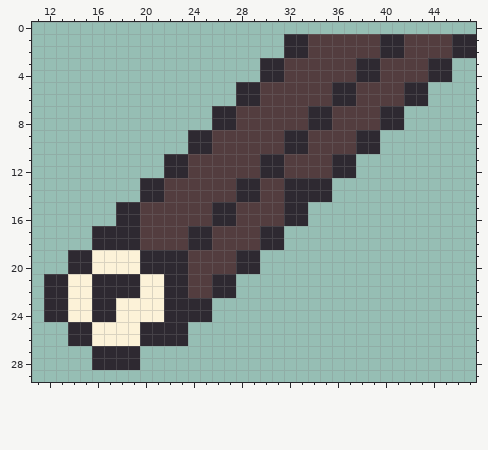
Edited in one commit: pixel-art file (Project/assets/world/branch.aseprite). The picture above is the old version.
64x64 pixels, 1 frame. Shown: x 11..47, y 0..29. The old version is drawn lined up with the new one, on the new canvas.
After the commit:
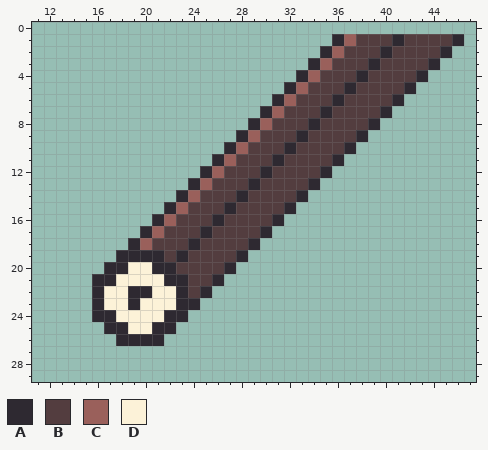
Palette (. is transparent): A #2e2931  B #533d3f  C #9a605b  D #fcf2d8
What changed:
canvas 64x64 -> 48x48, the old top-left corner now at -8,-15 (the part of the old canvas that was cut away was empty and is not shown)
y 1: x 32..37 AABBBB -> ....AC; x 40 A -> B; x 47 A -> .
y 2: x 32..36 AABBB -> ...AC; x 41 A -> B; x 45..47 BAA -> A..
y 3: x 30..35 AABBBB -> ....AC; x 38 A -> B; x 45 A -> .
y 4: x 30..34 AABBB -> ...AC; x 39 A -> B; x 43..45 BAA -> A..
y 5: x 28..33 AABBBB -> ....AC; x 36 A -> B; x 43 A -> .
y 6: x 28..32 AABBB -> ...AC; x 37 A -> B; x 41..43 BAA -> A..
y 7: x 26..31 AABBBB -> ....AC; x 34 A -> B; x 41 A -> .
y 8: x 26..30 AABBB -> ...AC; x 35 A -> B; x 39..41 BAA -> A..
y 9: x 24..29 AABBBB -> ....AC; x 32 A -> B; x 39 A -> .
y 10: x 24..28 AABBB -> ...AC; x 33 A -> B; x 37..39 BAA -> A..
y 11: x 22..27 AABBBB -> ....AC; x 30 A -> B; x 37 A -> .
y 12: x 22..26 AABBB -> ...AC; x 31 A -> B; x 35..37 BAA -> A..
y 13: x 20..25 AABBBB -> ....AC; x 28 A -> B; x 32..33 AA -> BB; x 35 A -> .
y 14: x 20..24 AABBB -> ...AC; x 29 A -> B; x 32 A -> B; x 34..35 AA -> ..
y 15: x 18..23 AABBBB -> ....AC; x 26 A -> B; x 33 A -> .
y 16: x 18..22 AABBB -> ...AC; x 27 A -> B; x 31..33 BAA -> A..
y 17: x 16..21 AAAABB -> ....AC; x 24 A -> B; x 31 A -> .
y 18: x 16..18 AAA -> ...; x 20 B -> C; x 25 A -> B; x 29..31 BAA -> A..
y 19: x 14..19 AADDDD -> ....AA; x 22 A -> B; x 29 A -> .
y 20: x 14..18 AADDD -> ...AA; x 20 A -> D; x 23 A -> B; x 27..29 BAA -> A..
y 21: x 12..15 AADD -> ....; x 18..19 AA -> DD; x 27 A -> .
y 22: x 12..15 AADD -> ....; x 17..18 AA -> DD; x 20 D -> A; x 22 A -> D; x 25..27 BAA -> A..
y 23: x 12..15 AADD -> ....; x 17 A -> D; x 19 D -> A; x 22 A -> D; x 25 A -> .
y 24: x 12..15 AADD -> ....; x 24..25 AA -> ..
y 25: x 14..18 AADDD -> ...AA; x 20 A -> D; x 23 A -> .
y 26: x 14..19 AADDDD -> ....AA; x 22..23 AA -> ..
y 27..28: x 16..19 AAAA -> ....
Boxes around the changes in both pictures, in picture pixels (x1, y1, x2, y2):
changed: (44, 34, 476, 370)
